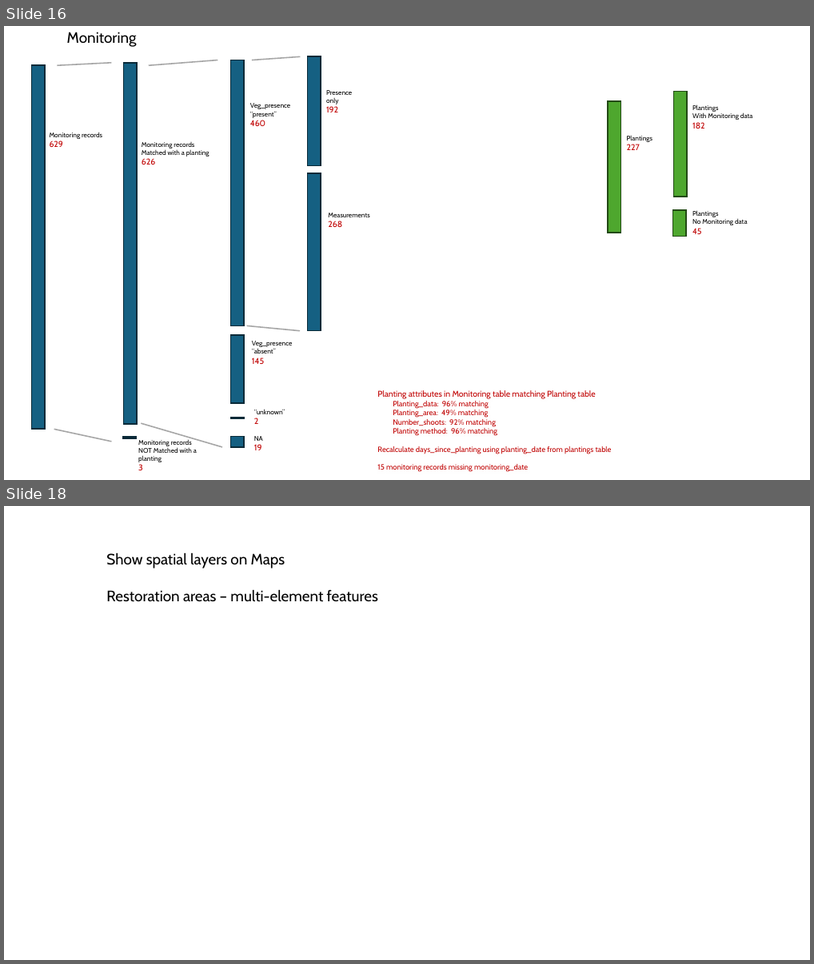
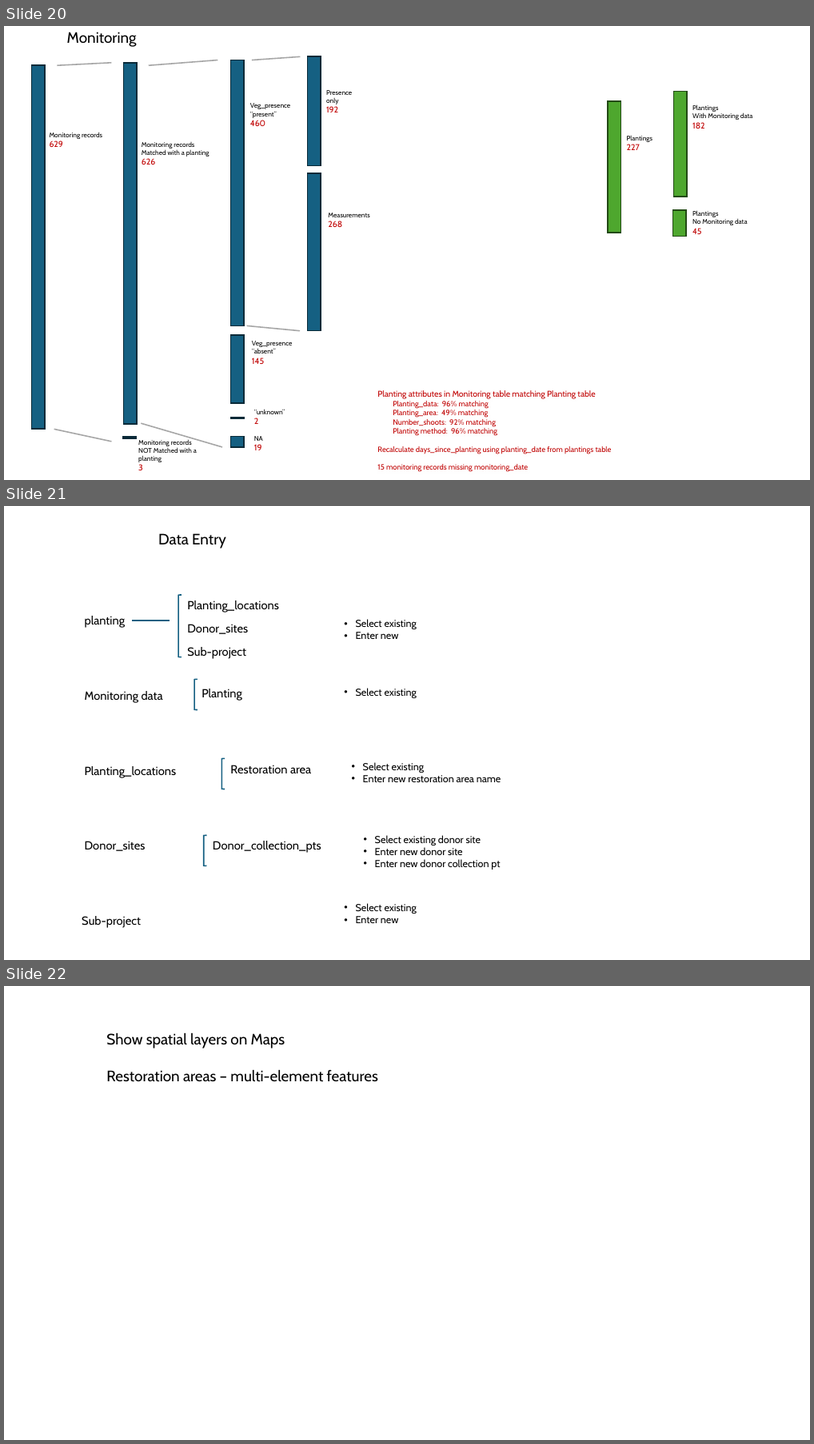
Before and after one commit to WA-Nearshore/seagrass-restoration-processing, a slide deck: docs/seagrass_restoration_storymap_notes.pptx. Shown one above the other, each under a label of ours: slides 16 and 18 before the commit, slides 20, 21 and 22 after it; the slides between them are not shown. The pictures are 814x964 and 814x1444 pixels, drawn with LibreOffice and Linux fonts; fonts in the diff are those of the drawing. Boxes give left, top, right and bottom in pixels: in the first picture for what was removed or moved away, otherwise in the second. Text is boxed around its words. In the diff, an @@ line names an element or a change of style, - is before the commit and + after.

```diff
--- a/docs/seagrass_restoration_storymap_notes.pptx
+++ b/docs/seagrass_restoration_storymap_notes.pptx
@@ slide 21 added at box(4, 506, 810, 960), background #FFFFFF @@
@@ text added at box(158, 533, 226, 548), 18 pt, text #000000 @@
+Data Entry
@@ left bracket added at box(179, 595, 182, 657), outline #156082 1.5 pt @@
@@ text added at box(187, 600, 279, 612), 14 pt, text #000000 @@
+Planting_locations
@@ text added at box(85, 616, 125, 628), 14 pt, text #000000 @@
+planting
@@ line added from (132, 620) to (169, 620), #156082 1.5 pt @@
@@ text added at box(187, 624, 248, 634), 14 pt, text #000000 @@
+Donor_sites
@@ text added at box(356, 619, 417, 639), 12 pt, text #000000 @@
+• Select existing
+• Enter new
@@ text added at box(187, 647, 246, 659), 14 pt, text #000000 @@
+Sub-project
@@ text added at box(85, 691, 163, 703), 14 pt, text #000000 @@
+Monitoring data
@@ left bracket added at box(194, 679, 198, 709), outline #156082 1.5 pt @@
@@ text added at box(202, 688, 242, 700), 14 pt, text #000000 @@
+Planting
@@ text added at box(356, 688, 417, 698), 12 pt, text #000000 @@
+• Select existing
@@ text added at box(85, 766, 177, 778), 14 pt, text #000000 @@
+Planting_locations
@@ left bracket added at box(222, 758, 225, 788), outline #156082 1.5 pt @@
@@ text added at box(230, 764, 311, 773), 14 pt, text #000000 @@
+Restoration area
@@ text added at box(363, 762, 502, 782), 12 pt, text #000000 @@
+• Select existing
+• Enter new restoration area name
@@ text added at box(85, 840, 146, 851), 14 pt, text #000000 @@
+Donor_sites
@@ left bracket added at box(204, 835, 206, 865), outline #156082 1.5 pt @@
@@ text added at box(213, 840, 322, 852), 14 pt, text #000000 @@
+Donor_collection_pts
@@ text added at box(375, 835, 500, 869), 12 pt, text #000000 @@
+• Select existing donor site
+• Enter new donor site
+• Enter new donor collection pt
@@ text added at box(356, 903, 417, 923), 12 pt, text #000000 @@
+• Select existing
+• Enter new
@@ text added at box(82, 916, 141, 928), 14 pt, text #000000 @@
+Sub-project
@@ what was slide 16 is now slide 20 @@
@@ what was slide 18 is now slide 22 @@
```
Also in this commit, not shown: 5 slides changed, 4 other slides added, 1 slide removed, 4 other files.
